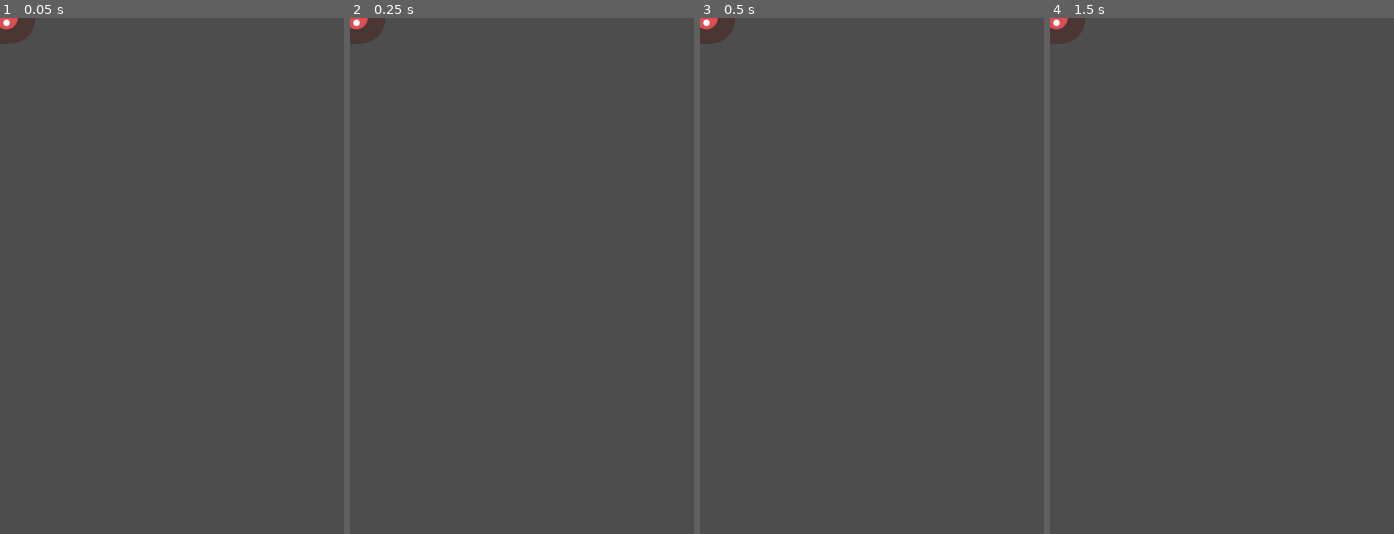
Above: before the commit, frames 1-4 (left to right).
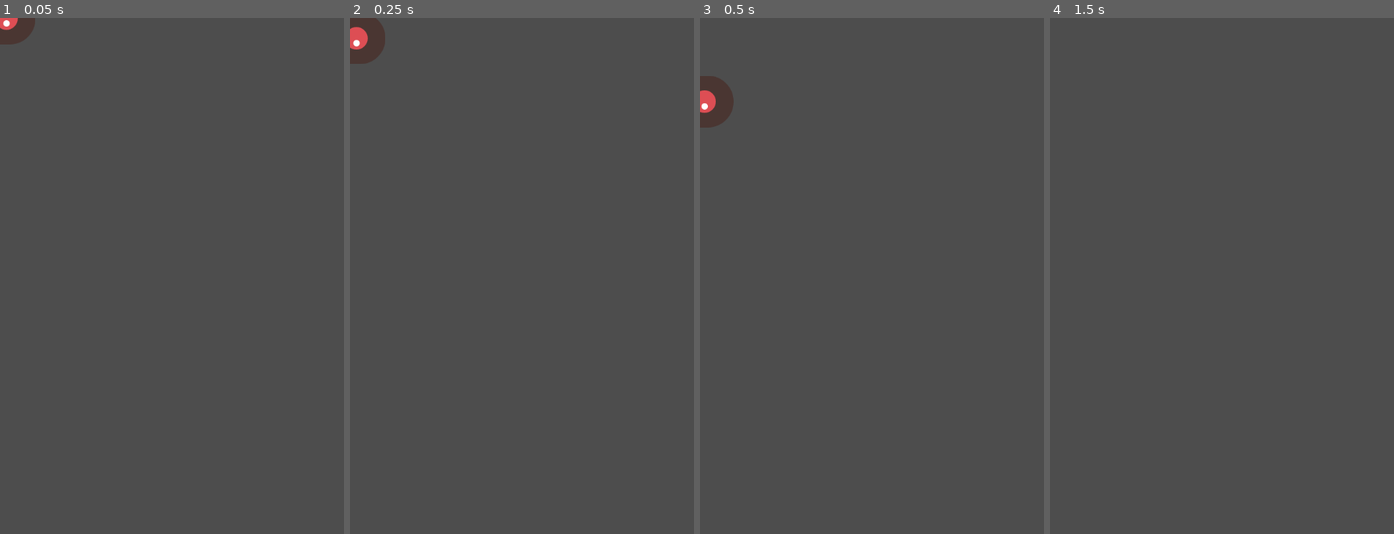
Above: after the commit, the same moments.

Repository: prejammers/godot-2d-tutorial
Game: Godot game, scene res://Scenes/mob.tscn
Two runs of this game, one before a commit and one after it. Both use one fixed random seed, a clock stepped at 60 frames per second and the inputs below. This scene is started directly instead of the project's main scene.
Inputs:
- Up to frame 1 (0.05 s): no input
- Up to frame 2 (0.25 s): no input
- Up to frame 3 (0.5 s): no input
- Up to frame 4 (1.5 s): hold D (move_right) 0.53-1.28 s; hold S (move_down) from 1.28 s (still down)

The runs differ from the first frame. In frame 1, less than 0.1% of the frame differs, in the area x 0-6%, y 0-6%; in frame 2, 0.6%; in frame 3, 1.2%, in the area x 0-11%, y 0-22%; in frame 4, 0.4%.

Commit message:
fixed parenting of the nodes in mob
-quick fix remove the extraneous 2d mob node + reparent the child nodes

Diff:
--- a/Scenes/mob.tscn
+++ b/Scenes/mob.tscn
@@ -48,12 +48,9 @@
 radius = 35.0
 height = 96.0
 
-[node name="Mob" type="Node2D"]
+[node name="Mob" type="RigidBody2D"]
+collision_mask = 0
 script = ExtResource("1_gl8vu")
-
-[node name="RigidBody2D" type="RigidBody2D" parent="."]
-collision_mask = 0
-metadata/_edit_group_ = true
 
 [node name="AnimatedSprite2D" type="AnimatedSprite2D" parent="."]
 scale = Vector2(0.75, 0.75)
